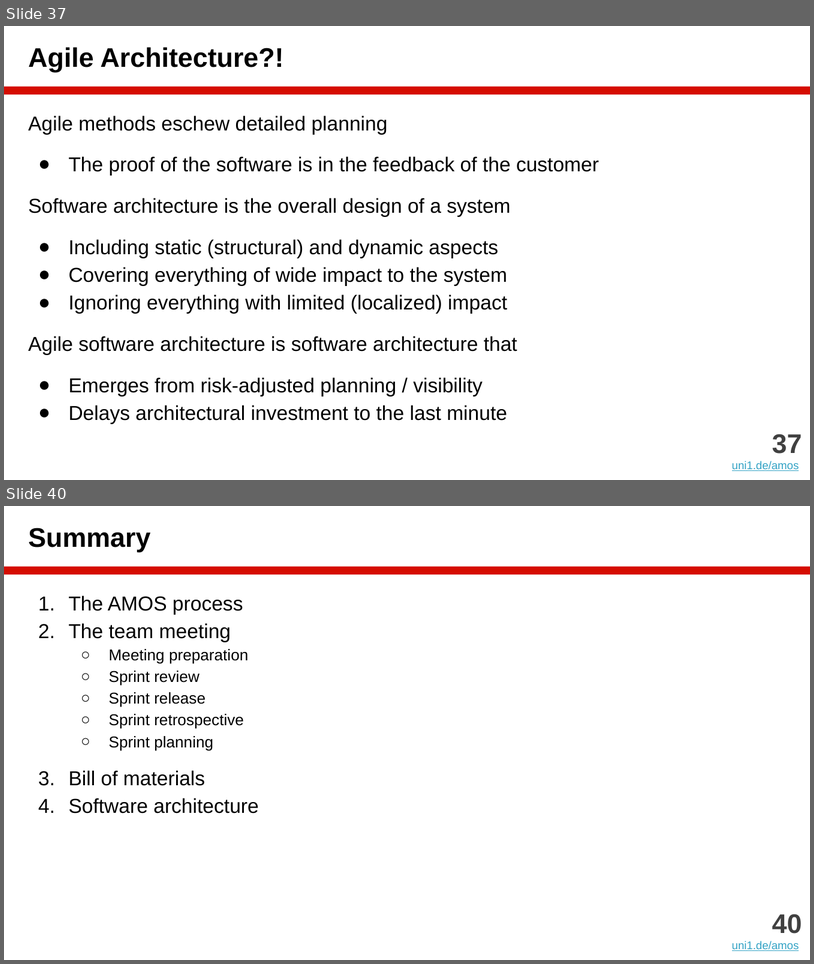
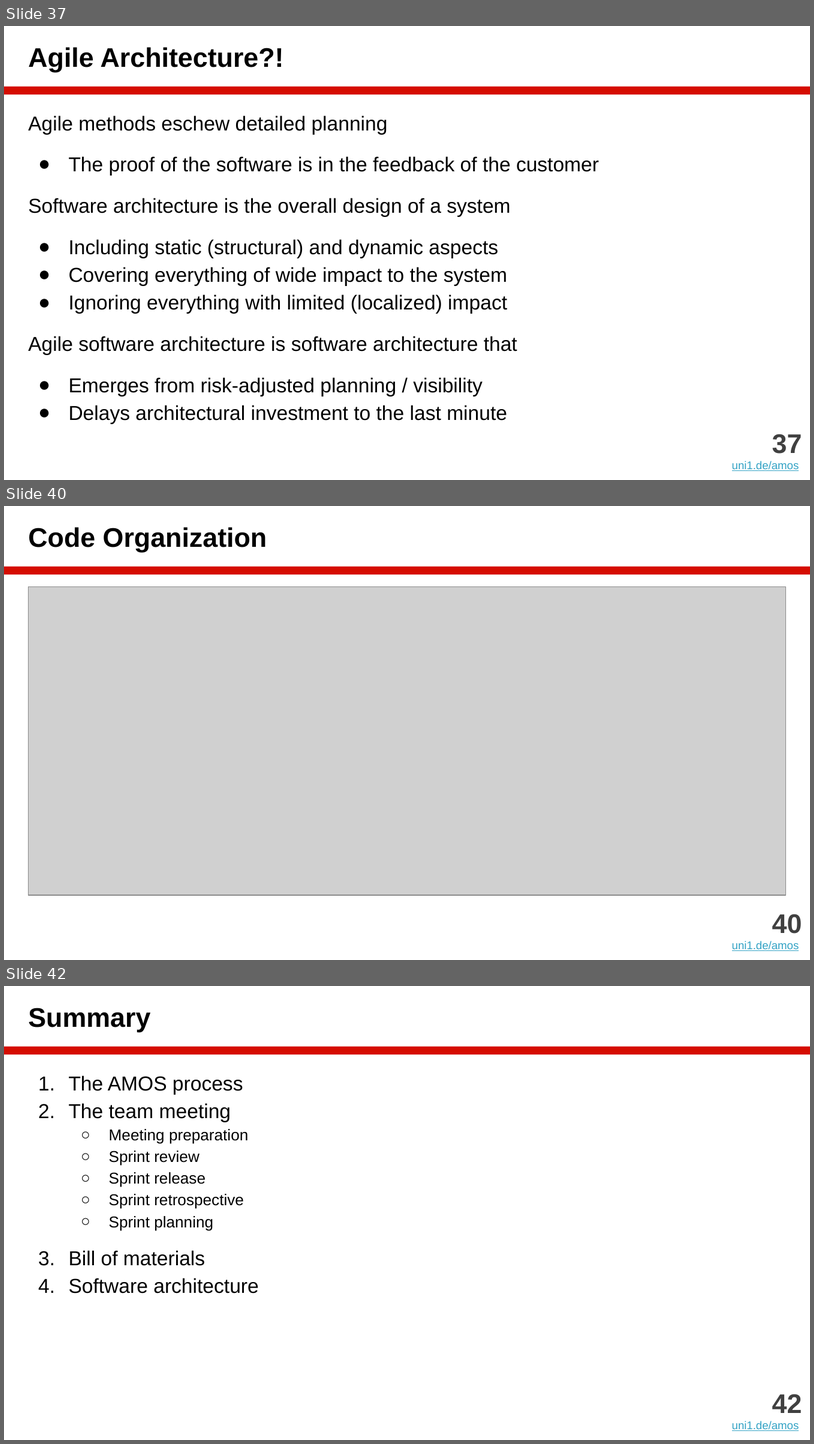
Before and after one commit to dirkriehle/amos-course, a slide deck: Lecture slides/AMOS B02 - Scrum and AMOS.pptx. Shown one above the other, each under a label of ours: slides 37 and 40 before the commit, slides 37, 40 and 42 after it; the slides between them are not shown. The pictures are 814x964 and 814x1444 pixels, drawn with LibreOffice and Linux fonts; fonts in the diff are those of the drawing; grey boxes stand for pictures. Boxes give left, top, right and bottom in pixels: in the first picture for what was removed or moved away, otherwise in the second. Text is boxed around its words. In the diff, an @@ line names an element or a change of style, - is before the commit and + after.

```diff
--- a/Lecture slides/AMOS B02 - Scrum and AMOS.pptx
+++ b/Lecture slides/AMOS B02 - Scrum and AMOS.pptx
@@ slide 40 added at bbox=[4, 506, 810, 960], background #FFFFFF; not listed: 1 template element that a slide beside it also shows @@
@@ title added at bbox=[28, 527, 267, 552], 24 pt, text #000000, bold @@
+Code Organization
@@ picture added at bbox=[28, 586, 786, 895] @@
@@ text added at bbox=[732, 913, 803, 951], 10 pt, text #34A3C5, underline @@
+40
+uni1.de/amos
@@ what was slide 40 is now slide 42 @@
@@ text at bbox=[773, 1393, 803, 1413]: text changed @@
-40
+42
```
Also in this commit, not shown: 2 slides changed, 1 other slide added, 14 other files.
